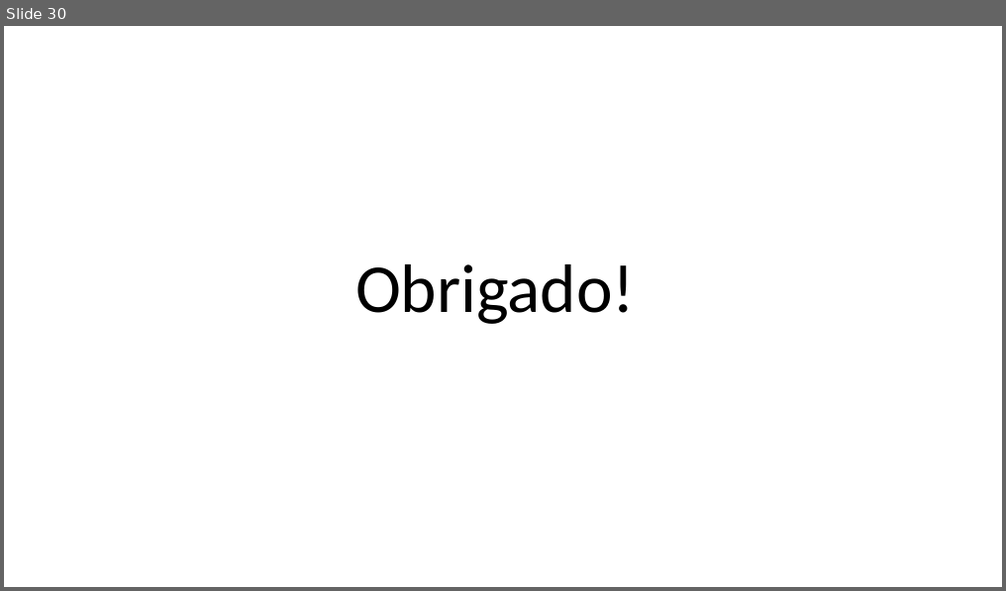
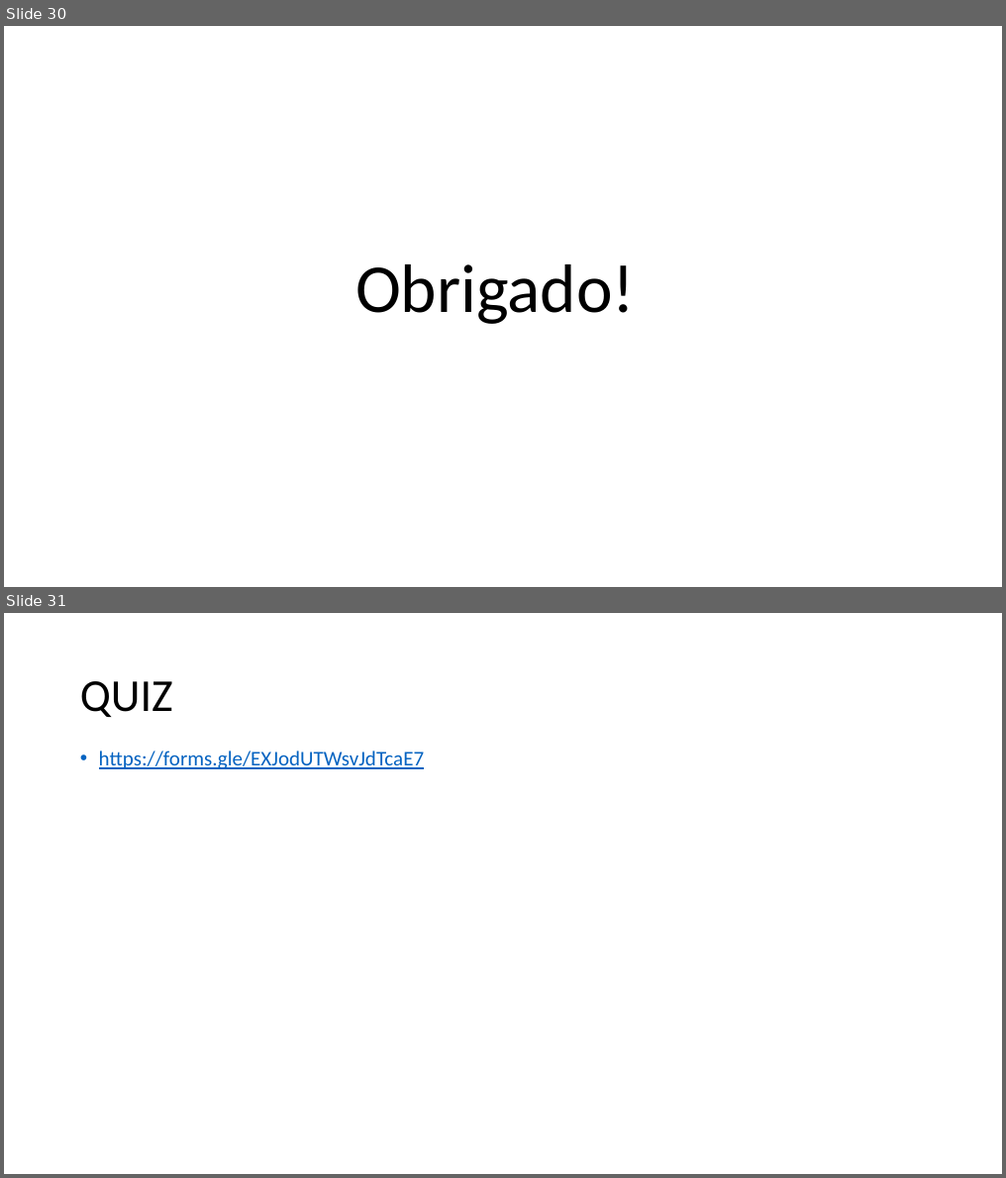
Before and after one commit to Scarpioni/gabriel-59-TP558, a slide deck: seminario_DEEP COMPRESSION/TP558_DEEP COMPRESSION.pptx. Shown one above the other, each under a label of ours: slide 30 before the commit, slides 30 and 31 after it. The pictures are 1006x591 and 1006x1178 pixels, drawn with LibreOffice and Linux fonts; fonts in the diff are those of the drawing. Boxes give left, top, right and bottom in pixels: in the first picture for what was removed or moved away, otherwise in the second. Text is boxed around its words. In the diff, an @@ line names an element or a change of style, - is before the commit and + after.

Commit message:
atualização com o quiz

```diff
--- a/seminario_DEEP COMPRESSION/TP558_DEEP COMPRESSION.pptx
+++ b/seminario_DEEP COMPRESSION/TP558_DEEP COMPRESSION.pptx
@@ slide 31 added at (4, 613, 1002, 1174), background #FFFFFF @@
@@ title added at (80, 681, 173, 717), 44 pt, text #000000 @@
+QUIZ
@@ text added at (99, 751, 424, 769), 20 pt, text #0563C1, underline @@
+• https://forms.gle/EXJodUTWsvJdTcaE7
```
Also in this commit, not shown: 1 other file.
